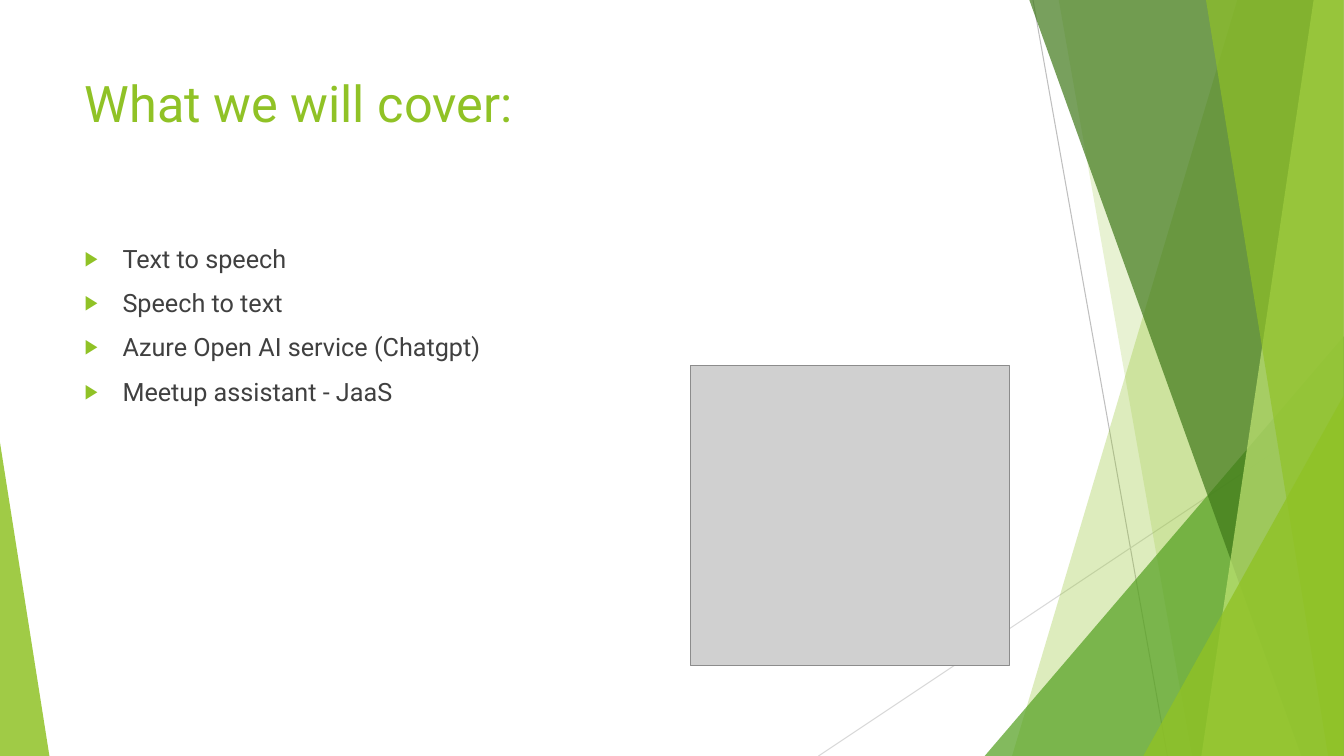
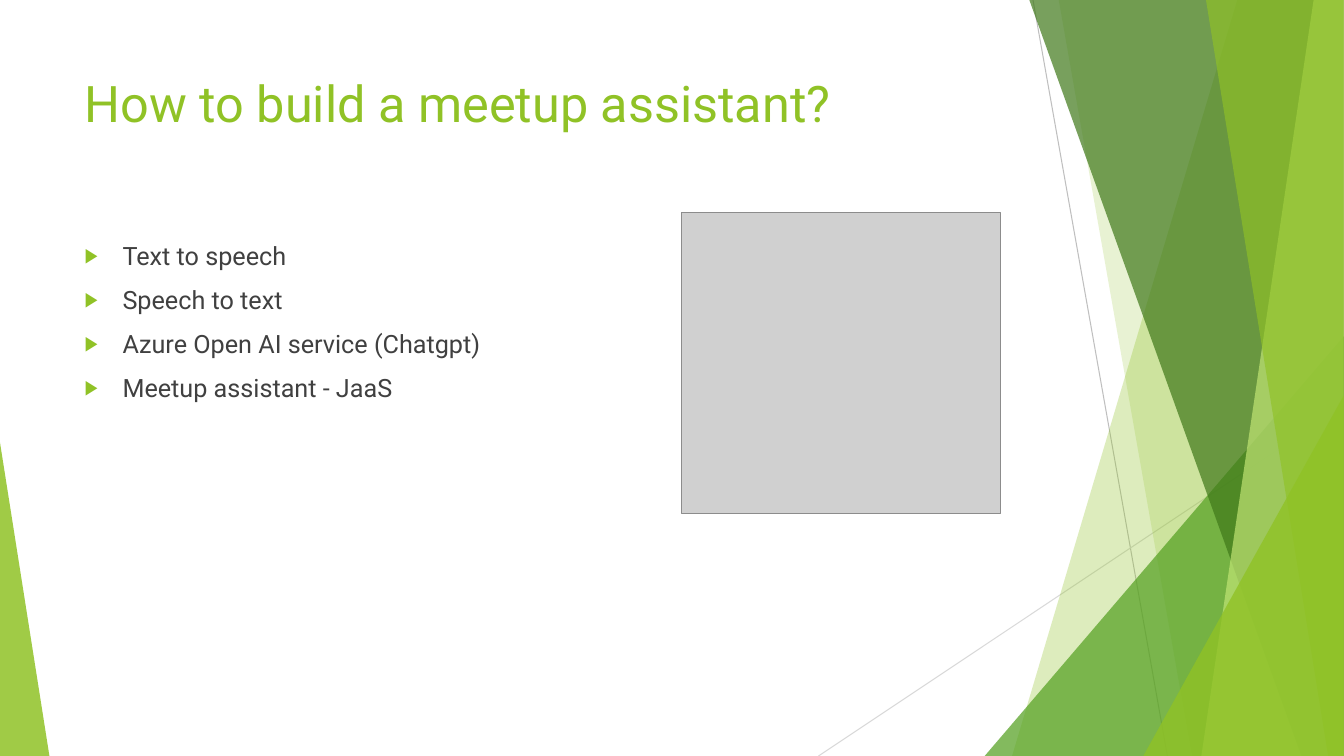
Before and after one commit to johnstaveley/JaaS, a slide deck: slide 3 of JaaS.pptx. Drawn at 1344x756 pixels with LibreOffice and Linux fonts; fonts in the diff are those of the drawing; grey boxes stand for pictures. Boxes give left, top, right and bottom in pixels: in the first picture for what was removed or moved away, otherwise in the second. Text is boxed around its words. In the diff, an @@ line names an element or a change of style, - is before the commit and + after.

```diff
--- a/JaaS.pptx
+++ b/JaaS.pptx
@@ title at [85, 84, 831, 133]: text changed @@
-What we will cover:
+How to build a meetup assistant?
@@ text "Text to speech": place and size @@
-text "Text to speech" at [123, 249, 480, 406]
+text "Text to speech" at [123, 246, 480, 402]
@@ picture: place and size @@
-picture at [691, 366, 1010, 666]
+picture at [682, 213, 1001, 513]
```
Also in this commit, not shown: 5 other slides changed.
